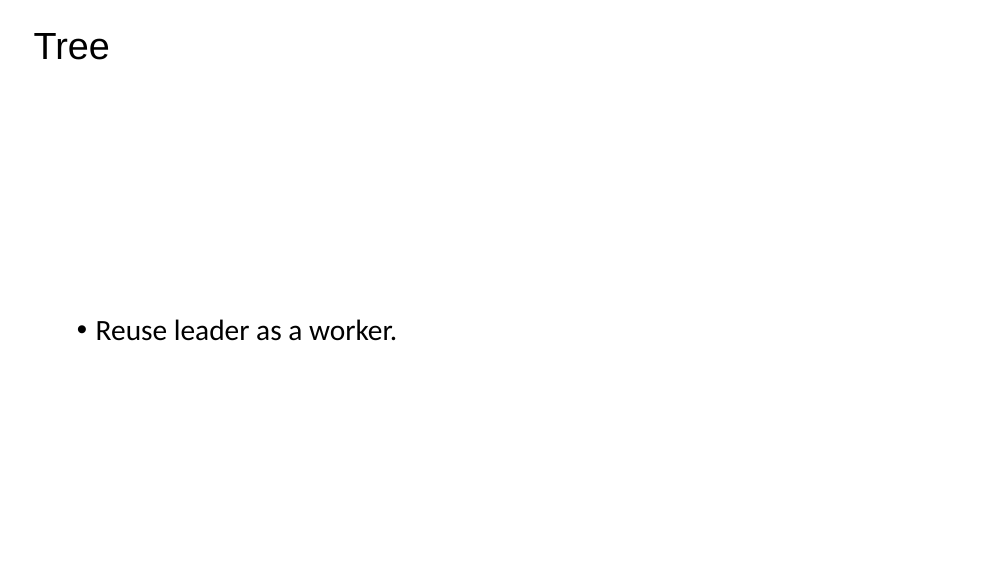
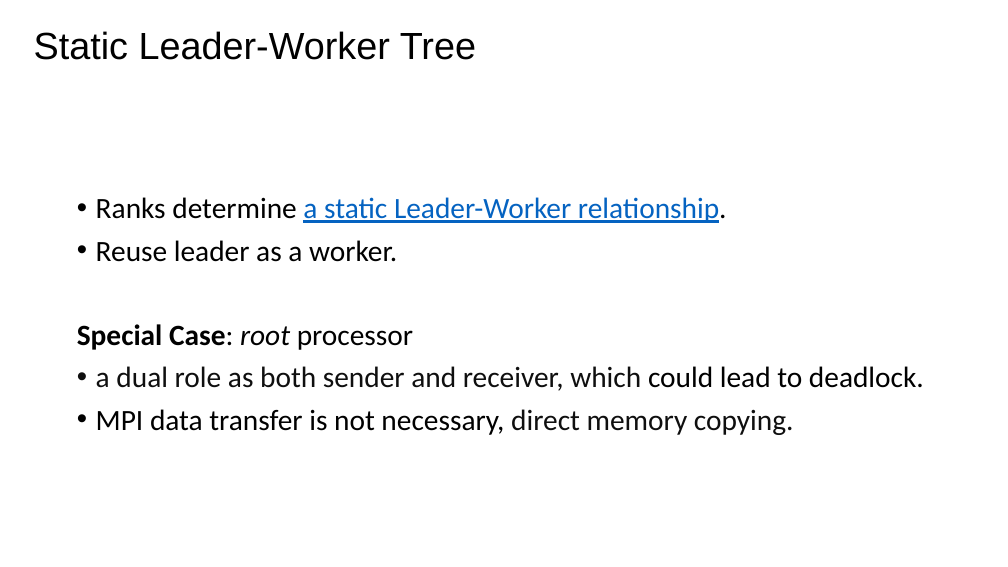
Before and after one commit to zhuliang21/Parallel-Matrix-Multiplication, a slide deck: slide 8 of powerpoint/Pre.pptx. Drawn at 1008x567 pixels with LibreOffice and Linux fonts; fonts in the diff are those of the drawing. Boxes give left, top, right and bottom in pixels: in the first picture for what was removed or moved away, otherwise in the second. Text is boxed around its words. In the diff, an @@ line names an element or a change of style, - is before the commit and + after.

```diff
--- a/powerpoint/Pre.pptx
+++ b/powerpoint/Pre.pptx
@@ title at (34, 31, 476, 60): text changed @@
-Tree
+Static Leader-Worker Tree
@@ text at (96, 197, 727, 223): paragraph added @@
+• Ranks determine a static Leader-Worker relationship.
@@ text at (77, 324, 924, 435): paragraphs added @@
+Special Case: root processor
+• a dual role as both sender and receiver, which could lead to deadlock.
+• MPI data transfer is not necessary, direct memory copying.
```
Also in this commit, not shown: 9 other slides changed, 3 slides added, 1 slide removed, 7 other files.
